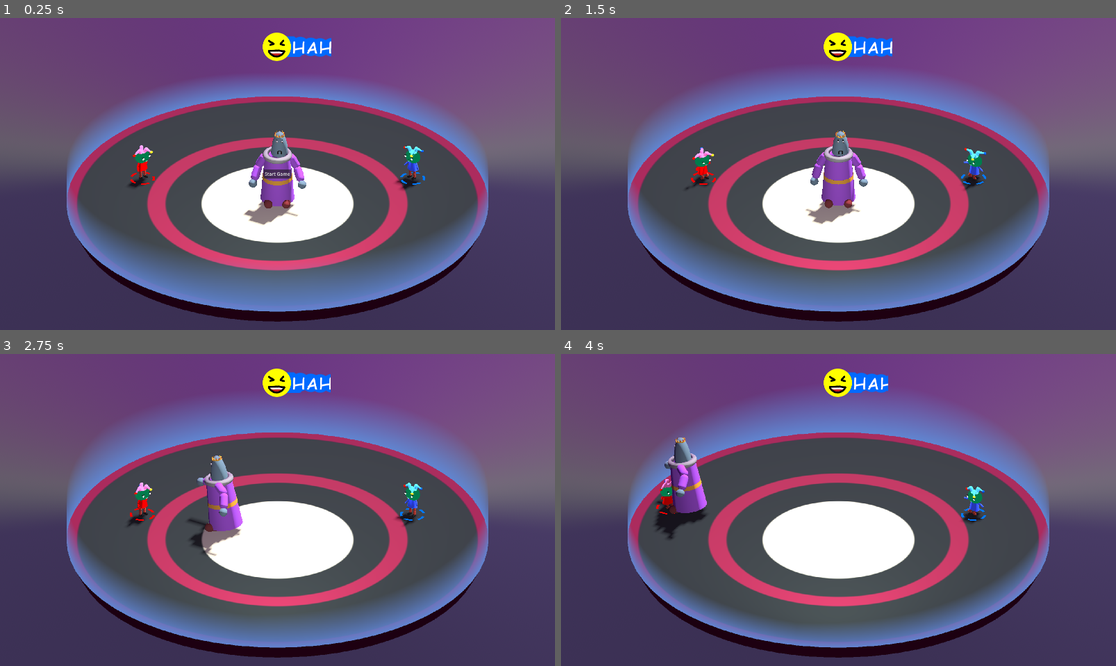
Above: before the commit, frames 1-4 (two rows, left to right).
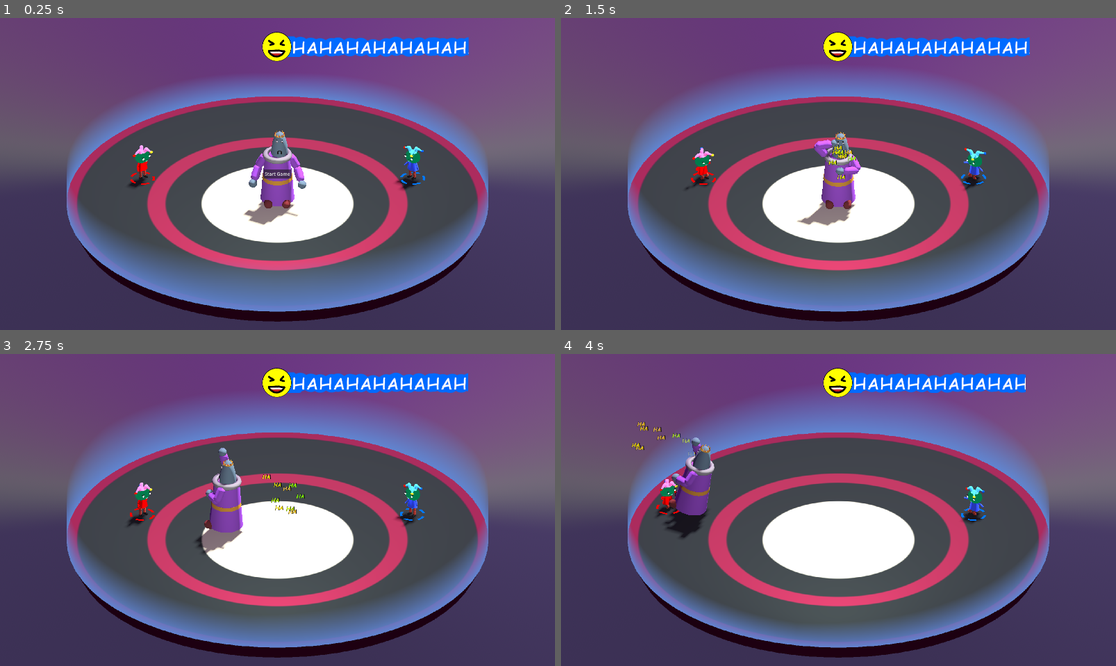
Above: after the commit, the same moments.

Repository: mwpenny/GGJ2024
Game: Godot game, scene res://scenes/ui.tscn
The game is run twice, just before and just after one commit, with the same random seed, the same clock (stepped at 60 frames per second) and the same inputs.
Inputs:
- Up to frame 1 (0.25 s): no input
- Up to frame 2 (1.5 s): click "Start Game" at 0.5 s
- Up to frame 3 (2.75 s): no input
- Up to frame 4 (4 s): no input

The runs differ from the first frame. In frame 1, 1.5% of the frame differs, in the area x 47-85%, y 4-15%; in frame 2, 2.6%; in frame 3, 2.8%; in frame 4, 3.3%, in the area x 12-84%, y 4-60%.

Commit message:
Improve feedback around lord laughter

Diff:
--- a/characters/lord.tscn
+++ b/characters/lord.tscn
@@ -1,7 +1,8 @@
-[gd_scene load_steps=79 format=3 uid="uid://cri6eyis8mjhe"]
+[gd_scene load_steps=83 format=3 uid="uid://cri6eyis8mjhe"]
 
 [ext_resource type="Script" path="res://scripts/lord.gd" id="1_uxa5b"]
 [ext_resource type="Curve" uid="uid://cgjrvu5pn4r1j" path="res://data/smoothstep.tres" id="2_d7ltw"]
+[ext_resource type="Texture2D" uid="uid://dl16i510r7gpl" path="res://textures/ha_text.png" id="3_cy120"]
 
 [sub_resource type="StandardMaterial3D" id="StandardMaterial3D_u1c4j"]
 albedo_color = Color(0.627783, 0.304843, 0.815131, 1)
@@ -97,6 +98,30 @@
 [sub_resource type="TextMesh" id="TextMesh_67wrv"]
 material = SubResource("StandardMaterial3D_8efvw")
 text = "U"
+
+[sub_resource type="ParticleProcessMaterial" id="ParticleProcessMaterial_8h5yk"]
+direction = Vector3(0, 0.5, -1)
+spread = 10.0
+initial_velocity_min = 10.0
+initial_velocity_max = 15.0
+gravity = Vector3(0, -4, 0)
+color = Color(1, 1, 0, 1)
+hue_variation_min = -0.2
+hue_variation_max = 0.2
+
+[sub_resource type="StandardMaterial3D" id="StandardMaterial3D_eh7ik"]
+transparency = 1
+cull_mode = 2
+shading_mode = 0
+vertex_color_use_as_albedo = true
+albedo_texture = ExtResource("3_cy120")
+billboard_mode = 3
+particles_anim_h_frames = 1
+particles_anim_v_frames = 1
+particles_anim_loop = false
+
+[sub_resource type="QuadMesh" id="QuadMesh_iy624"]
+material = SubResource("StandardMaterial3D_eh7ik")
 
 [sub_resource type="StandardMaterial3D" id="StandardMaterial3D_v46tr"]
 albedo_color = Color(0.47451, 0.168627, 0.172549, 1)
@@ -231,6 +256,7 @@
 [sub_resource type="Animation" id="Animation_imojk"]
 resource_name = "laugh"
 length = 3.0
+loop_mode = 1
 tracks/0/type = "rotation_3d"
 tracks/0/imported = false
 tracks/0/enabled = true
@@ -576,7 +602,7 @@
 
 [sub_resource type="AnimationNodeBlend2" id="AnimationNodeBlend2_uxwuq"]
 filter_enabled = true
-filters = ["RootPivot/Body/ArmLeftRoot/LeftShoulder", "RootP …(144 unchanged characters)… tShoulder/UpperArm/ElbowRoot/RightElbow"]
+filters = ["RootPivot/Body/ArmLeftRoot/LeftShoulder", "RootP …(144 unchanged characters)… tShoulder/UpperArm/ElbowRoot/RightElbow", "VisualsRoot/CharacterParent/RootPivot/Body/ArmLeftRoot/LeftShoulder", "VisualsRoot/CharacterParent/RootPivot/Body/ArmLeftRoot/LeftShoulder/UpperArm/ElbowRoot/LeftElbow", "VisualsRoot/CharacterParent/RootPivot/Body/ArmRightRoot/RightShoulder", "VisualsRoot/CharacterParent/RootPivot/Body/ArmRightRoot/RightShoulder/UpperArm/ElbowRoot/RightElbow", "VisualsRoot/CharacterParent/RootPivot/Body/Neck/Head"]
 
 [sub_resource type="AnimationNodeBlendTree" id="AnimationNodeBlendTree_de6td"]
 nodes/Animation/node = SubResource("AnimationNodeAnimation_2nc0b")
@@ -596,7 +622,7 @@
 
 [sub_resource type="AnimationNodeBlend2" id="AnimationNodeBlend2_qfaa8"]
 filter_enabled = true
-filters = ["RootPivot/Body/ArmLeftRoot/LeftShoulder", "RootP …(172 unchanged characters)… /RightElbow", "RootPivot/Body/Neck/Head"]
+filters = ["RootPivot/Body/ArmLeftRoot/LeftShoulder", "RootP …(172 unchanged characters)… /RightElbow", "RootPivot/Body/Neck/Head", "VisualsRoot/CharacterParent/RootPivot/Body/ArmLeftRoot/LeftShoulder", "VisualsRoot/CharacterParent/RootPivot/Body/ArmLeftRoot/LeftShoulder/UpperArm/ElbowRoot/LeftElbow", "VisualsRoot/CharacterParent/RootPivot/Body/ArmRightRoot/RightShoulder", "VisualsRoot/CharacterParent/RootPivot/Body/ArmRightRoot/RightShoulder/UpperArm/ElbowRoot/RightElbow", "VisualsRoot/CharacterParent/RootPivot/Body/Neck/Head"]
 
 [sub_resource type="AnimationNodeBlendTree" id="AnimationNodeBlendTree_fm48h"]
 graph_offset = Vector2(-240.5, -68.5)
@@ -662,6 +688,7 @@
 [sub_resource type="AnimationNodeStateMachineTransition" id="AnimationNodeStateMachineTransition_nlwc3"]
 xfade_time = 0.2
 xfade_curve = ExtResource("2_d7ltw")
+priority = 2
 advance_mode = 2
 advance_condition = &"is_walking"
 
@@ -723,34 +750,34 @@
 advance_condition = &"is_laughing"
 
 [sub_resource type="AnimationNodeStateMachineTransition" id="AnimationNodeStateMachineTransition_4tvw5"]
-switch_mode = 2
-advance_mode = 2
+advance_mode = 2
+advance_condition = &"is_neutral"
 
 [sub_resource type="AnimationNodeStateMachineTransition" id="AnimationNodeStateMachineTransition_uved2"]
 xfade_time = 0.2
 xfade_curve = ExtResource("2_d7ltw")
-priority = 2
+priority = 3
 advance_mode = 2
 advance_condition = &"is_laughing"
 
 [sub_resource type="AnimationNodeStateMachineTransition" id="AnimationNodeStateMachineTransition_l6o5v"]
 xfade_time = 0.2
 xfade_curve = ExtResource("2_d7ltw")
-switch_mode = 2
-advance_mode = 2
+advance_mode = 2
+advance_condition = &"is_neutral"
 
 [sub_resource type="AnimationNodeStateMachineTransition" id="AnimationNodeStateMachineTransition_smmck"]
 xfade_time = 0.2
 xfade_curve = ExtResource("2_d7ltw")
-priority = 2
+priority = 3
 advance_mode = 2
 advance_condition = &"is_laughing"
 
 [sub_resource type="AnimationNodeStateMachineTransition" id="AnimationNodeStateMachineTransition_iaj8g"]
 xfade_time = 0.2
 xfade_curve = ExtResource("2_d7ltw")
-switch_mode = 2
-advance_mode = 2
+advance_mode = 2
+advance_condition = &"is_neutral"
 
 [sub_resource type="AnimationNodeStateMachine" id="AnimationNodeStateMachine_fxpfj"]
 states/BlendTree/node = SubResource("AnimationNodeBlendTree_fm48h")
@@ -778,9 +805,9 @@
 states/wiggle_right_end/node = SubResource("AnimationNodeAnimation_stk8f")
 states/wiggle_right_end/position = Vector2(713.5, -221.75)
 transitions = ["Start", "idle", SubResource("AnimationNodeStateMachineTransition_wxlaj"), "idle", "End", SubResource("A …(1637 unchanged characters)…
-graph_offset = Vector2(154, -143)
-
-[node name="Lord" type="RigidBody3D" node_paths=PackedStringArray("visuals_root", "animation_tree")]
+graph_offset = Vector2(-148.567, 57.9155)
+
+[node name="Lord" type="RigidBody3D" node_paths=PackedStringArray("visuals_root", "animation_tree", "laugh_particles")]
 transform = Transform3D(1, 0, 0, 0, 1, 0, 0, 0, 1, 0, 6.09288, 0)
 collision_layer = 6
 collision_mask = 7
@@ -793,6 +820,7 @@
 script = ExtResource("1_uxa5b")
 visuals_root = NodePath("VisualsRoot")
 animation_tree = NodePath("AnimationTree")
+laugh_particles = NodePath("VisualsRoot/CharacterParent/RootPivot/Body/Neck/Head/LaughParticleEmitter")
 
 [node name="VisualsRoot" type="Node3D" parent="."]
 
@@ -991,6 +1019,13 @@
 [node name="Mouth" type="MeshInstance3D" parent="VisualsRoot/CharacterParent/RootPivot/Body/Neck/Head"]
 transform = Transform3D(-6, 6.03983e-07, 0, -9.05975e-07, -4, 0, 0, 0, 1, 0, 0.717611, 0.965005)
 mesh = SubResource("TextMesh_67wrv")
+
+[node name="LaughParticleEmitter" type="GPUParticles3D" parent="VisualsRoot/CharacterParent/RootPivot/Body/Neck/Head"]
+transform = Transform3D(-0.996148, -0.010484, -0.0870656, 0.00239091, 0.989212, -0.146471, 0.087662, -0.146115, -0.985377, -0.064728, 0.363186, 0.538007)
+emitting = false
+amount = 10
+process_material = SubResource("ParticleProcessMaterial_8h5yk")
+draw_pass_1 = SubResource("QuadMesh_iy624")
 
 [node name="FootRight" type="MeshInstance3D" parent="VisualsRoot/CharacterParent/RootPivot/Body"]
 transform = Transform3D(1, 0, 0, 0, -4.37114e-08, -1, 0, 1, -4.37114e-08, -1.04783, -2.84995, 1.33188)
@@ -1012,6 +1047,7 @@
 anim_player = NodePath("../AnimationPlayer")
 parameters/conditions/idle_or_special = true
 parameters/conditions/is_laughing = false
+parameters/conditions/is_neutral = false
 parameters/conditions/is_running = false
 parameters/conditions/is_swinging = false
 parameters/conditions/is_walking = false
--- a/scenes/ui.tscn
+++ b/scenes/ui.tscn
@@ -6,6 +6,8 @@
 [ext_resource type="Texture2D" uid="uid://8grbtod2menk" path="res://textures/love_progress_p1.png" id="3_oi6g0"]
 [ext_resource type="Texture2D" uid="uid://bs70qtk8ouhru" path="res://textures/love_progress_p2.png" id="4_42s45"]
 [ext_resource type="Texture2D" uid="uid://d0x12c3ekicfs" path="res://textures/laugh_emoji.png" id="5_5k66o"]
+[ext_resource type="Texture2D" uid="uid://d074qsyjnypro" path="res://textures/smile_emoji.png" id="6_5deet"]
+[ext_resource type="Texture2D" uid="uid://qhnfi4o2cuqr" path="res://textures/neutral_emoji.png" id="7_dsdp5"]
 
 [node name="UIRoot" type="Control"]
 layout_mode = 3
@@ -32,7 +34,7 @@
 
 [node name="World" parent="GameViewport/SubViewport" instance=ExtResource("1_muemp")]
 
-[node name="HUD" type="Control" parent="." node_paths=PackedStringArray("p1_bar", "p2_bar")]
+[node name="HUD" type="Control" parent="." node_paths=PackedStringArray("p1_bar", "p2_bar", "neutral_emoji", "smile_emoji", "laugh_emoji")]
 layout_mode = 1
 anchors_preset = 15
 anchor_right = 1.0
@@ -42,6 +44,9 @@
 script = ExtResource("2_eeqpi")
 p1_bar = NodePath("VBox/CenterContainer/HBoxContainer/P1Bar")
 p2_bar = NodePath("VBox/CenterContainer/HBoxContainer/P2Bar")
+neutral_emoji = NodePath("VBox/CenterContainer/NeutralEmoji")
+smile_emoji = NodePath("VBox/CenterContainer/SmileEmoji")
+laugh_emoji = NodePath("VBox/CenterContainer/LaughEmoji")
 
 [node name="VBox" type="VBoxContainer" parent="HUD"]
 layout_mode = 1
@@ -86,10 +91,22 @@
 layout_mode = 2
 size_flags_horizontal = 3
 
-[node name="TextureRect" type="TextureRect" parent="HUD/VBox/CenterContainer"]
+[node name="LaughEmoji" type="TextureRect" parent="HUD/VBox/CenterContainer"]
 custom_minimum_size = Vector2(128, 128)
 layout_mode = 2
 texture = ExtResource("5_5k66o")
+expand_mode = 3
+
+[node name="SmileEmoji" type="TextureRect" parent="HUD/VBox/CenterContainer"]
+custom_minimum_size = Vector2(128, 128)
+layout_mode = 2
+texture = ExtResource("6_5deet")
+expand_mode = 3
+
+[node name="NeutralEmoji" type="TextureRect" parent="HUD/VBox/CenterContainer"]
+custom_minimum_size = Vector2(128, 128)
+layout_mode = 2
+texture = ExtResource("7_dsdp5")
 expand_mode = 3
 
 [node name="MainMenu" type="Control" parent="." node_paths=PackedStringArray("start_button")]
--- a/scripts/hud.gd
+++ b/scripts/hud.gd
@@ -2,6 +2,10 @@
 
 @export var p1_bar: TextureProgressBar = null
 @export var p2_bar: TextureProgressBar = null
+
+@export var neutral_emoji: TextureRect = null
+@export var smile_emoji: TextureRect = null
+@export var laugh_emoji: TextureRect = null
 
 var game_state = null
 
@@ -14,6 +18,7 @@
 	if not game_state:
 		return
 	if game_state.lord:
+		_show_correct_emoji()
 		var love = game_state.lord.player_love
 		if love < 0:
 			love *= -1.0
@@ -22,3 +27,15 @@
 		else:
 			p1_bar.value = love
 			p2_bar.value = 0.0
+
+func _show_correct_emoji():
+	neutral_emoji.visible = false
+	smile_emoji.visible = false
+	laugh_emoji.visible = false
+	var love_amount = abs(game_state.lord.player_love)
+	if love_amount <= 5.0:
+		neutral_emoji.visible = true
+	elif love_amount <= 30.0:
+		smile_emoji.visible = true
+	else:
+		laugh_emoji.visible = true
--- a/scripts/lord.gd
+++ b/scripts/lord.gd
@@ -2,6 +2,7 @@
 
 @export var visuals_root : Node3D = null
 @export var animation_tree : AnimationTree = null
+@export var laugh_particles : GPUParticles3D
 
 var game_state = null
 
@@ -23,7 +24,7 @@
 var state_machine = AIState.THINK
 var state_timer: float = THINK_TIME
 var movement_speed = 0
-var player_love = -10.0
+var player_love = -40.0
 var follow_target = null
 var normalized_movement_vector = Vector2(0,1)
 var await_scoot_timer = SCOOT_WAIT_TIME
@@ -44,6 +45,8 @@
 		_do_chase(delta)
 	elif state_machine == AIState.GROUND_POUND:
 		_do_ground_pound(delta)
+
+	_handle_laughter()
 
 func _reset_animations():
 	scoot_count = 0
@@ -155,3 +158,14 @@
 		if scoot_count == 2:
 			scoot_count = 0
 			_end_scoot_animation()
+
+func _handle_laughter():
+	var is_laughing = false
+	if (
+		state_machine == AIState.THINK
+		or state_machine == AIState.CHASE
+	   ) and abs(player_love) > 30.0:
+		is_laughing = true
+	animation_tree.set("parameters/conditions/is_laughing", is_laughing)
+	animation_tree.set("parameters/conditions/is_neutral", not is_laughing)
+	laugh_particles.emitting = is_laughing
Not shown: 1 places in scenes/ui.tscn that only renumber resources
Binary file added: textures/ha_text.png
Not shown, added: textures/ha_text.png.import
Binary file changed: textures/laugh_emoji.png
Binary file added: textures/neutral_emoji.png
Not shown, added: textures/neutral_emoji.png.import
Binary file added: textures/smile_emoji.png
Not shown, added: textures/smile_emoji.png.import
Not shown, added: textures/emojis.xcf
Not shown, added: textures/ha_text.xcf
Not shown, added: textures/laugh_emoji.xcf
